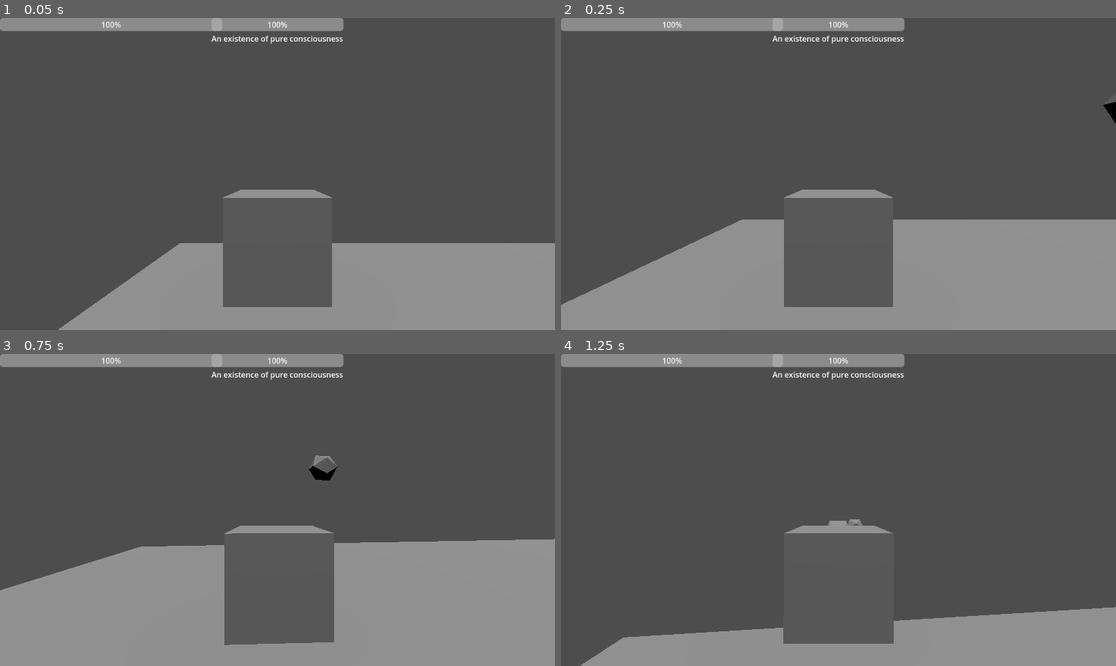
Above: before the commit, frames 1-4 (two rows, left to right).
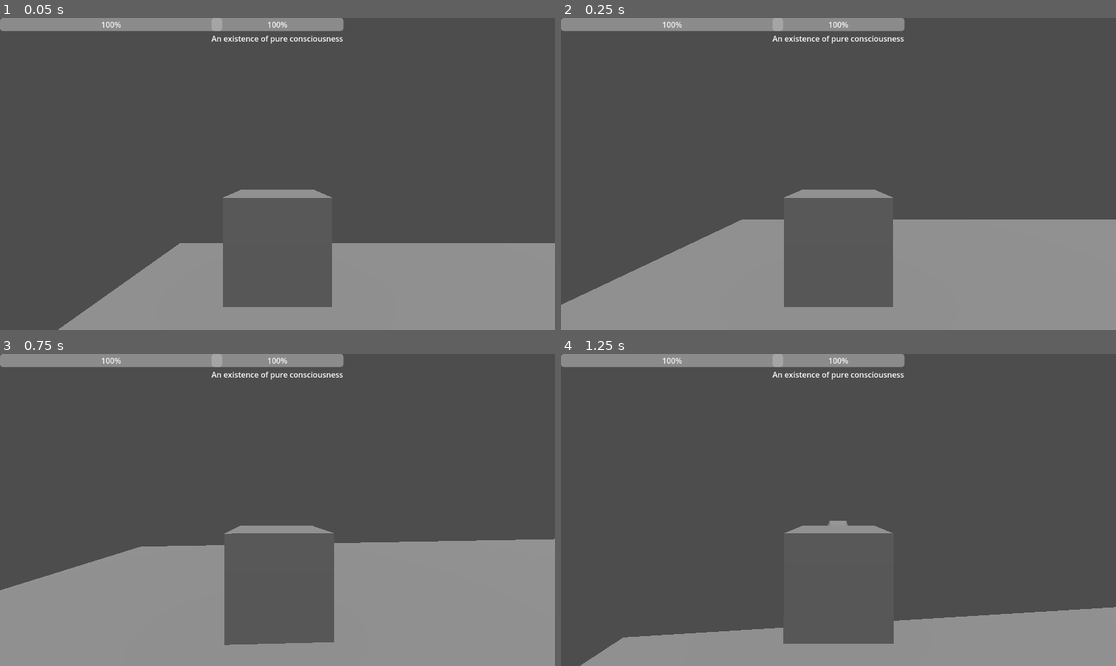
Above: after the commit, the same moments.

Repository: RavenRandomz/cube-extentialis-bossfight
Game: Godot game, scene res://testworld.tscn
The game is run twice, just before and just after one commit, with the same random seed, the same clock (stepped at 60 frames per second) and the same inputs.
Inputs (mouse positions are in pixels of both pictures, inside the frame that each line leads up to):
- Up to frame 1 (0.05 s): no input
- Up to frame 2 (0.25 s): no input
- Up to frame 3 (0.75 s): tap Enter at 0.5 s; move the mouse to (305, 510) at 0.52 s; press the mouse at (305, 510) at 0.53 s; hold W (player_forward) from 0.53 s (still down)
- Up to frame 4 (1.25 s): keep holding W (player_forward); tap Space (player_jump) at 0.77 s

Frame 1 is identical in both runs. In frame 2, less than 0.1% of the frame differs, in the area x 97-100%, y 26-34%; in frame 3, 0.2%, in the area x 55-61%, y 32-41%; in frame 4, less than 0.1%.

Commit message:
Add bullet direction tests to test world

Diff:
--- a/testworld.tscn
+++ b/testworld.tscn
@@ -33,7 +33,7 @@
 display = NodePath("../PlayerHUD")
 
 [node name="BasicBullet" parent="." instance=ExtResource("2_w4f3j")]
-transform = Transform3D(1, 0, 0, 0, 1, 0, 0, 0, 1, -16.3619, 0, 0)
+transform = Transform3D(-4.37114e-08, 0, -1, 0, 1, 0, 1, 0, -4.37114e-08, -17.3619, 2, 0)
 
 [node name="DamageBox2" type="StaticBody3D" parent="."]
 transform = Transform3D(1, 0, 0, 0, 1, 0, 0, 0, 1, -14.2601, -1.35198, -3.95684)
